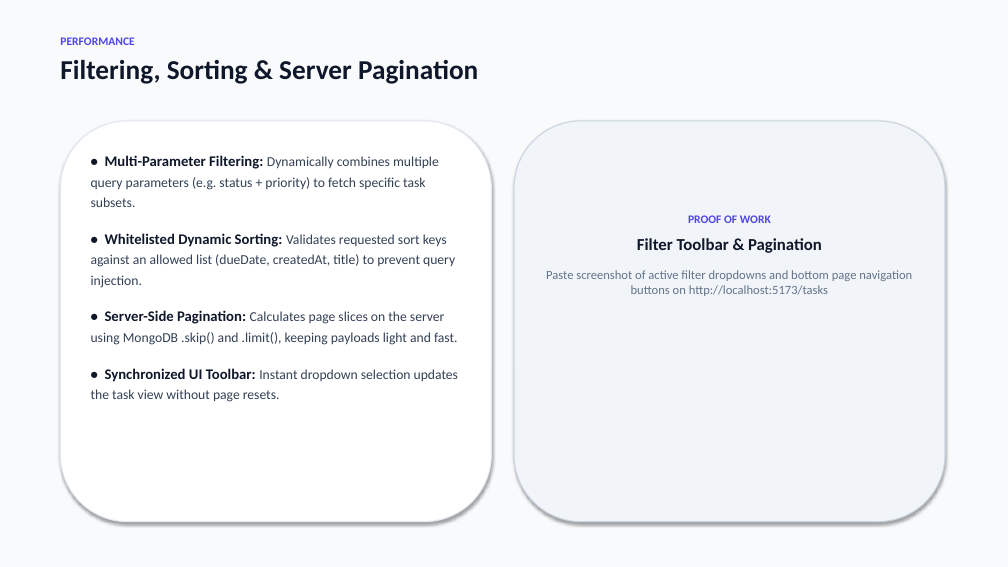
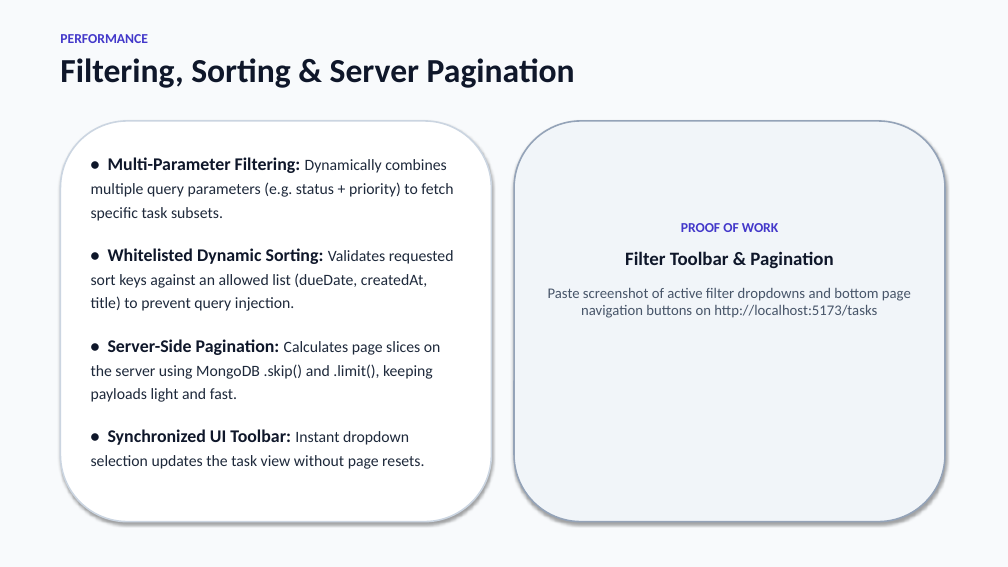
Before and after one commit to tejasvijain09/TaskFlow, a slide deck: slide 8 of TaskFlow_Presentation.pptx. Drawn at 1008x567 pixels with LibreOffice and Linux fonts; fonts in the diff are those of the drawing. Boxes give left, top, right and bottom in pixels: in the first picture for what was removed or moved away, otherwise in the second. Text is boxed around its words. In the diff, an @@ line names an element or a change of style, - is before the commit and + after.

```diff
--- a/TaskFlow_Presentation.pptx
+++ b/TaskFlow_Presentation.pptx
@@ text "PERFORMANCE" at (x1=60, y1=34, x2=575, y2=88): size 11 to 13 pt, text colour #4F46E5 to #4338CA in "PERFORMANCE"; size 26 to 32 pt in "Filtering, Sorting & Server Pagination"; less space between paragraphs @@
@@ rounded rectangle at (x1=60, y1=121, x2=492, y2=522): outline #E2E8F0 1 pt to #CBD5E1 1.5 pt @@
@@ text "• Multi-Parameter Filtering: Dynamically combines ..." at (x1=91, y1=157, x2=454, y2=469): size 14 to 17 pt in "• Multi-Parameter Filtering:", "• Whitelisted Dynamic Sorting:", "• Server-Side Pagination:", "• Synchronized UI Toolbar:"; size 13 to 15 pt, text colour #334155 to #1E293B in "Dynamically combines multiple query parameters (e.g. status ...", "Validates requested sort keys against an allowed ...", "Calculates page slices on the server using ...", "Instant dropdown selection updates the task view ..."; more space between paragraphs @@
@@ rounded rectangle at (x1=514, y1=121, x2=945, y2=522): outline #CBD5E1 1 pt to #94A3B8 1.5 pt @@
@@ text "PROOF OF WORK" moved from (x1=546, y1=215, x2=912, y2=296) to (x1=548, y1=223, x2=911, y2=318) @@
@@ text "PROOF OF WORK" at (x1=548, y1=223, x2=911, y2=318): size 11 to 13 pt, text colour #4F46E5 to #4338CA in "PROOF OF WORK"; size 16 to 18 pt in "Filter Toolbar & Pagination"; size 12 to 14 pt, text colour #64748B to #475569 in "Paste screenshot of active filter dropdowns and ..."; more space between paragraphs @@
```
Also in this commit, not shown: 8 other slides changed, 1 slide added, 2 other files.
